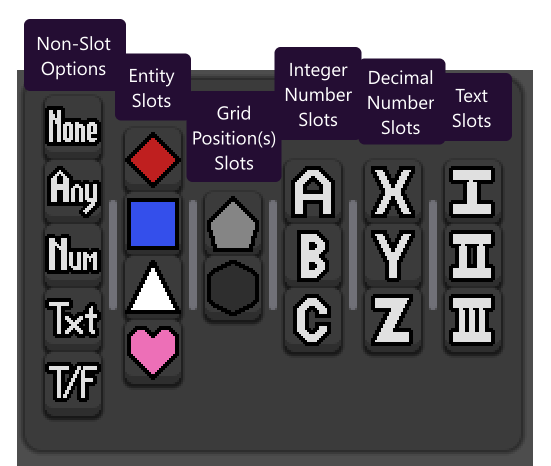
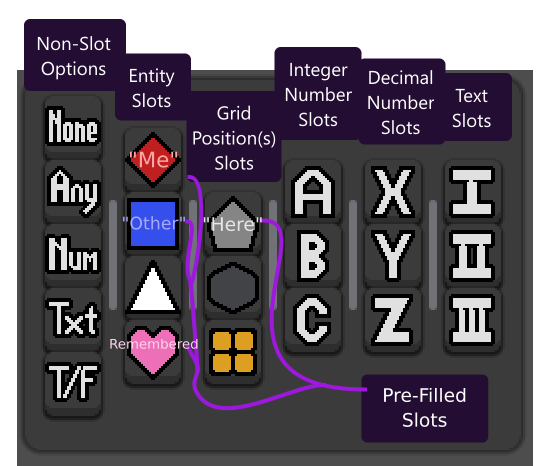
Revision of a layered (551, 466) image; what changed, layer by layer:
added layer "NewerVersion" above "Paint Layer 2" over [110, 151, 489, 443]
hid "Background", painted on it over [110, 151, 489, 443]
